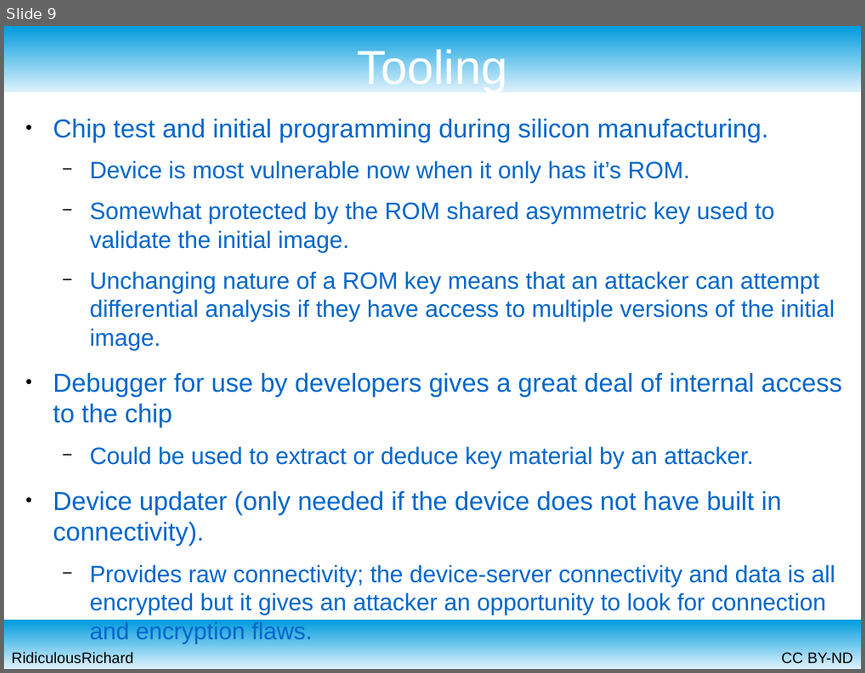
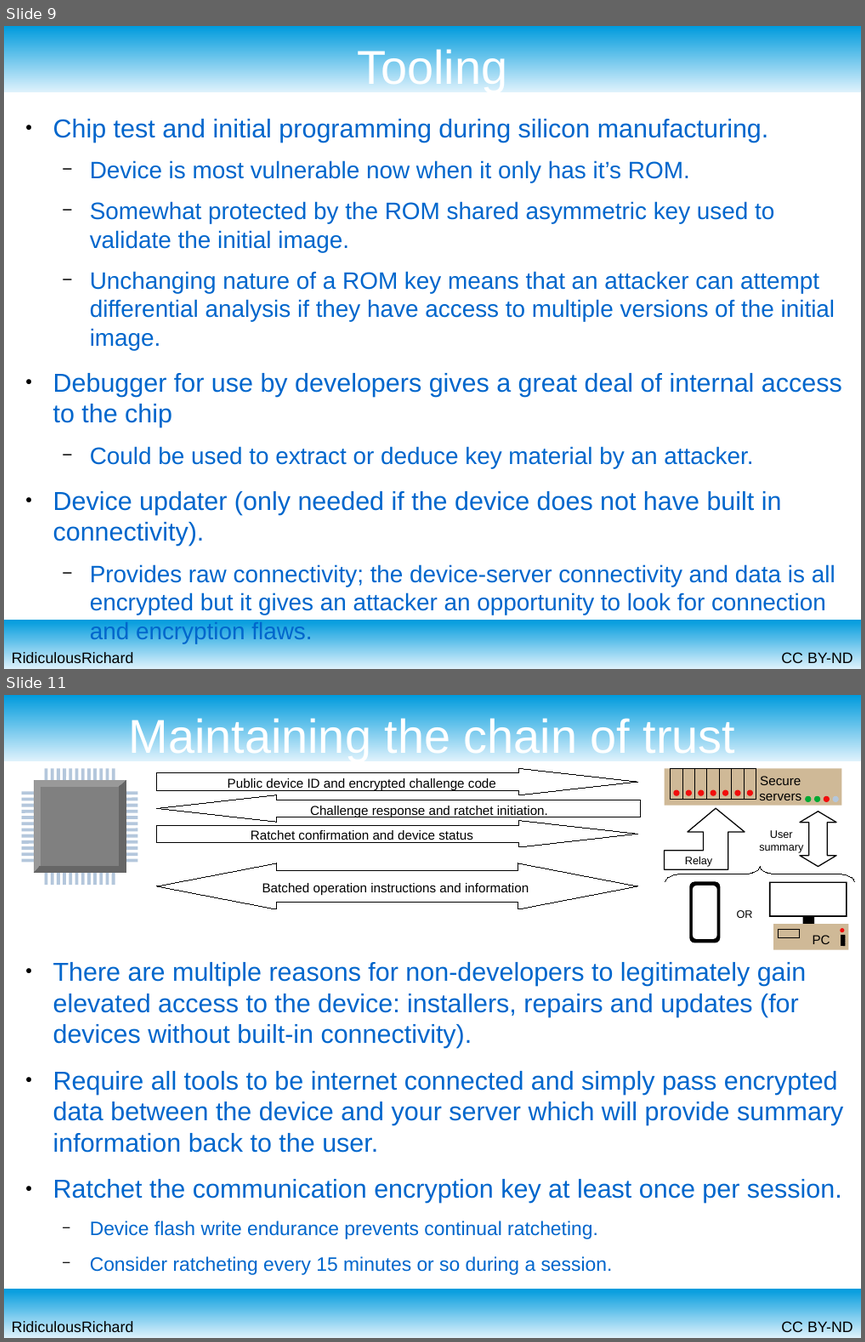
Before and after one commit to RidiculousRichard/presentations, a slide deck: 12 steps to firmware packages.odp. Shown one above the other, each under a label of ours: slide 9 before the commit, slides 9 and 11 after it; the slides between them are not shown. The pictures are 865x673 and 865x1342 pixels, drawn with LibreOffice and Linux fonts; fonts in the diff are those of the drawing. Boxes give left, top, right and bottom in pixels: in the first picture for what was removed or moved away, otherwise in the second. Text is boxed around its words. In the diff, an @@ line names an element or a change of style, - is before the commit and + after.

```diff
--- a/12 steps to firmware packages.odp
+++ b/12 steps to firmware packages.odp
@@ slide 11 added at (4, 695, 861, 1338), background #FFFFFF; not listed: 4 template elements that a slide beside it also shows @@
@@ title added at (128, 715, 736, 761), 44 pt, text #FFFFFF @@
+Maintaining the chain of trust
@@ left arrow added at (157, 768, 637, 794), outline #000000 0 pt @@
@@ left arrow added at (157, 795, 641, 822), outline #000000 0 pt @@
@@ text added at (228, 778, 496, 791), 12 pt, text #000000 @@
+Public device ID and encrypted challenge code
@@ group added at (664, 768, 841, 805): 11 ellipses, 8 rectangles, 1 text @@
+Secure servers
@@ left arrow added at (157, 820, 637, 846), outline #000000 0 pt @@
@@ text added at (310, 805, 548, 817), 12 pt, text #000000 @@
+Challenge response and ratchet initiation.
@@ text added at (250, 830, 473, 843), 12 pt, text #000000 @@
+Ratchet confirmation and device status
@@ group added at (22, 768, 137, 885): 24 lines, 4 freeform shapes, 1 rectangle @@
@@ left right arrow added at (157, 863, 637, 909), outline #000000 0 pt @@
@@ group added at (664, 808, 856, 882): 2 freeform shapes, 2 texts, 1 up down arrow @@
+Relay
+User summary
@@ text added at (262, 883, 528, 895), 12 pt, text #000000 @@
+Batched operation instructions and information
@@ freeform shape added at (690, 882, 720, 943), fill #000000 @@
@@ freeform shape added at (692, 885, 717, 939), fill #FFFFFF @@
@@ text added at (737, 910, 753, 918), 10 pt, text #000000 @@
+OR
@@ group added at (769, 882, 849, 949): 5 rectangles, 5 lines, 1 ellipse, 1 text @@
+PC
@@ text added at (53, 962, 843, 1275), 24 pt, text #0066CC @@
+● There are multiple reasons for non-developers to legitimately gain elevated access to the device: installers, repairs and updates (for devices without built-in connectivity).
+● Require all tools to be internet connected and simply pass encrypted data between the device and your server which will provide summary information back to the user.
+● Ratchet the communication encryption key at least once per session.
+  − Device flash write endurance prevents continual ratcheting.
+  − Consider ratcheting every 15 minutes or so during a session.
```
Also in this commit, not shown: 7 slides changed, 4 other slides added, 1 slide removed.
